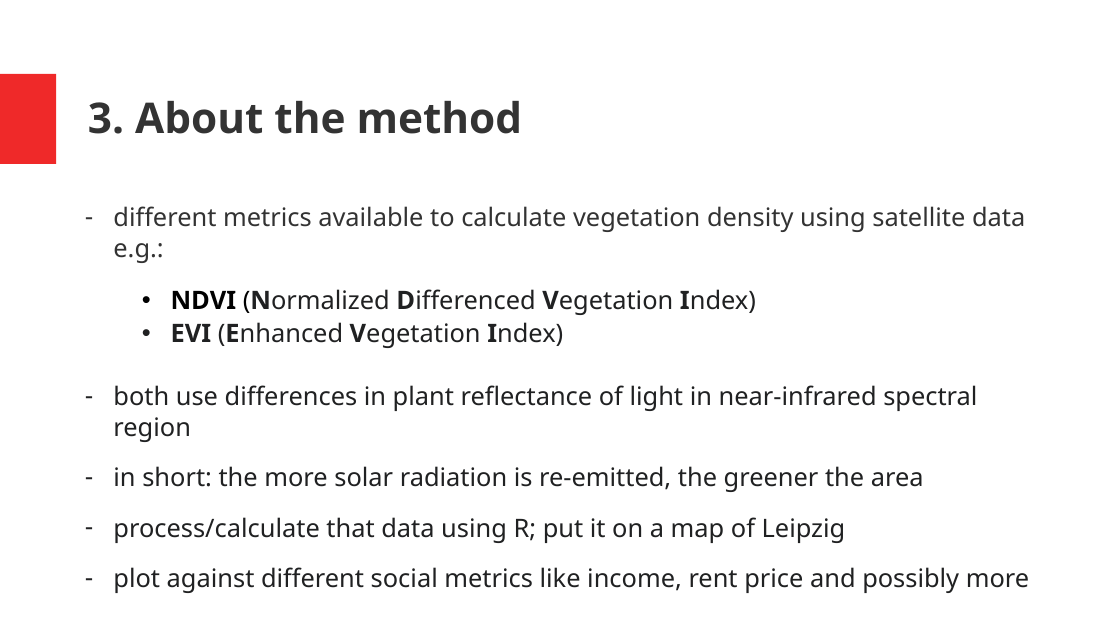
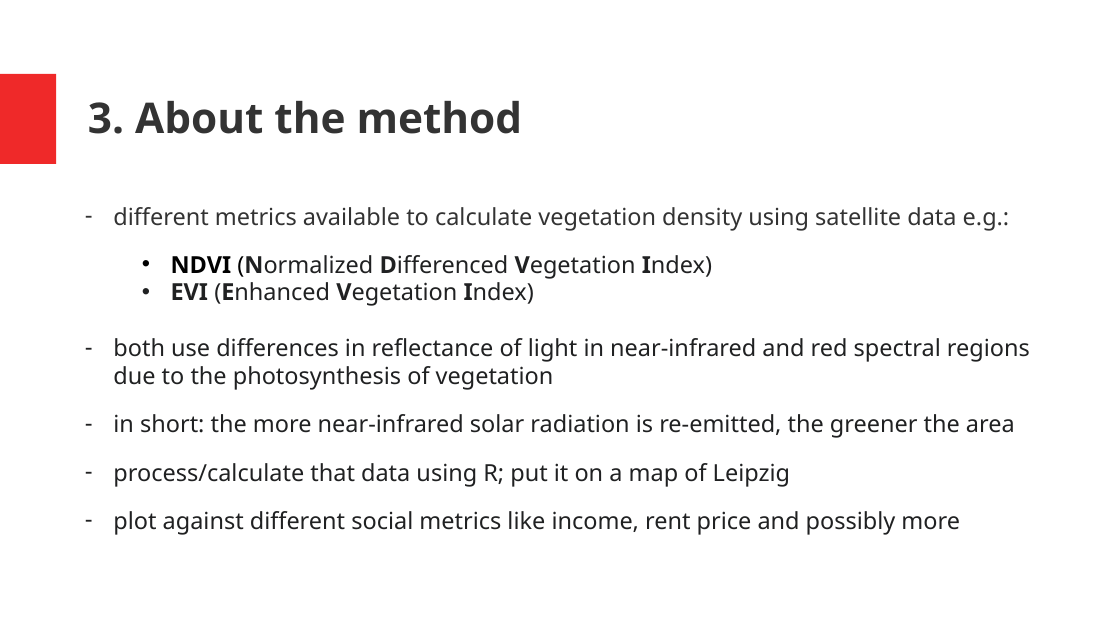
Before and after one commit to tstrempel/DH-vegetation, a slide deck: slide 4 of overview student project.pptx. Drawn at 1120x630 pixels with LibreOffice and Linux fonts; fonts in the diff are those of the drawing. Boxes give left, top, right and bottom in pixels: in the first picture for what was removed or moved away, otherwise in the second. Text is boxed around its words. In the diff, an @@ line names an element or a change of style, - is before the commit and + after.

```diff
--- a/overview student project.pptx
+++ b/overview student project.pptx
@@ text at [113,207,1010,535]: size 24 to 22.2 pt in "different metrics available to calculate vegetation density ...", "NDVI (Normalized Differenced Vegetation Index)", "EVI (Enhanced Vegetation Index)", "process/calculate that data using R; put it ..." and 1 more places; line spacing 0.9 to 0.8 @@
@@ text at [113,338,1030,438]: text changed; size 24 to 22.2 pt @@
-– both use differences in plant reflectance of light in near-infrared spectral region
-– in short: the more solar radiation is re-emitted, the greener the area
+– both use differences in reflectance of light in near-infrared and red spectral regions due to the photosynthesis of vegetation
+– in short: the more near-infrared solar radiation is re-emitted, the greener the area
```
Also in this commit, not shown: 1 other slide changed.
